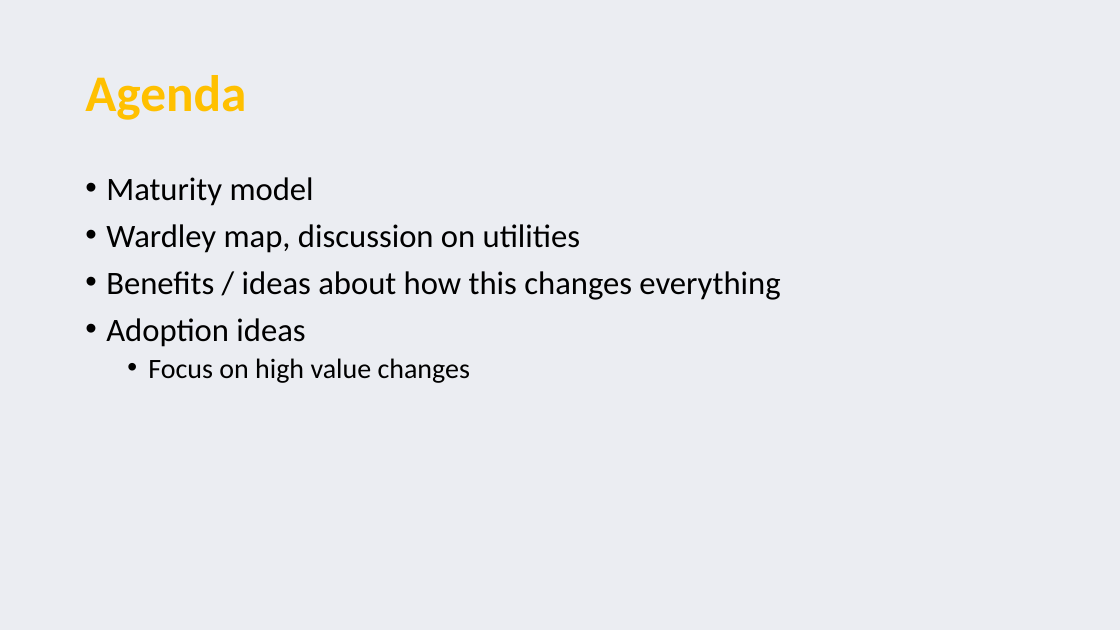
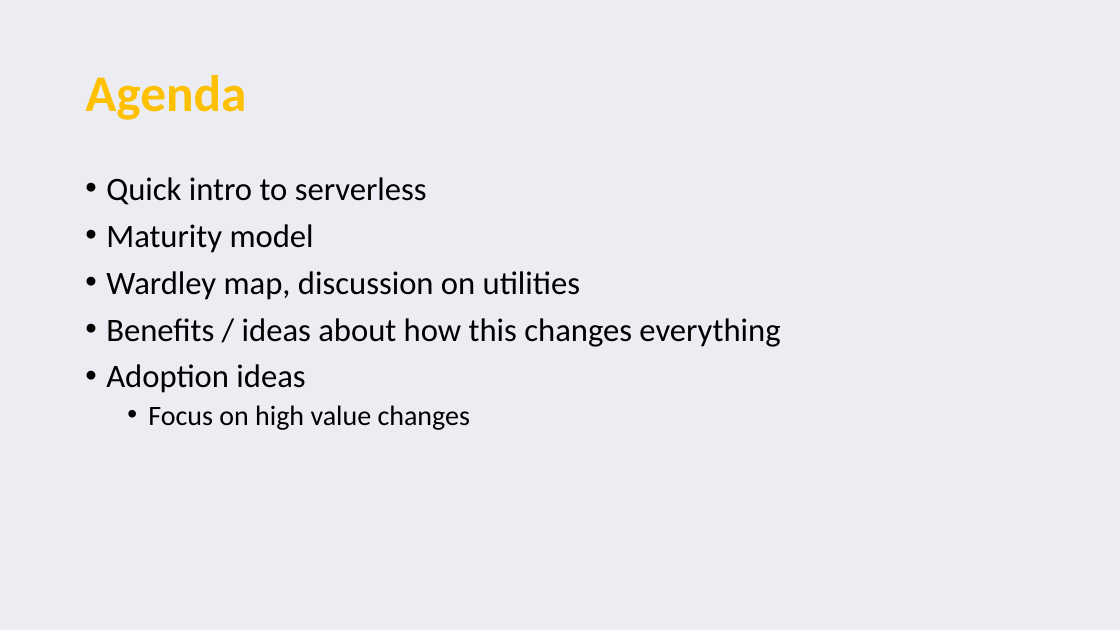
Before and after one commit to serverless-perspectives/pariveda-perspective, a slide deck: slide 2 of Serverless perspectives.pptx. Drawn at 1120x630 pixels with LibreOffice and Linux fonts; fonts in the diff are those of the drawing. Boxes give left, top, right and bottom in pixels: in the first picture for what was removed or moved away, otherwise in the second. Text is boxed around its words. In the diff, an @@ line names an element or a change of style, - is before the commit and + after.

```diff
--- a/Serverless perspectives.pptx
+++ b/Serverless perspectives.pptx
@@ text at box(106, 177, 427, 205): paragraph added @@
+• Quick intro to serverless
```
Also in this commit, not shown: 1 other slide changed, 1 slide added.
